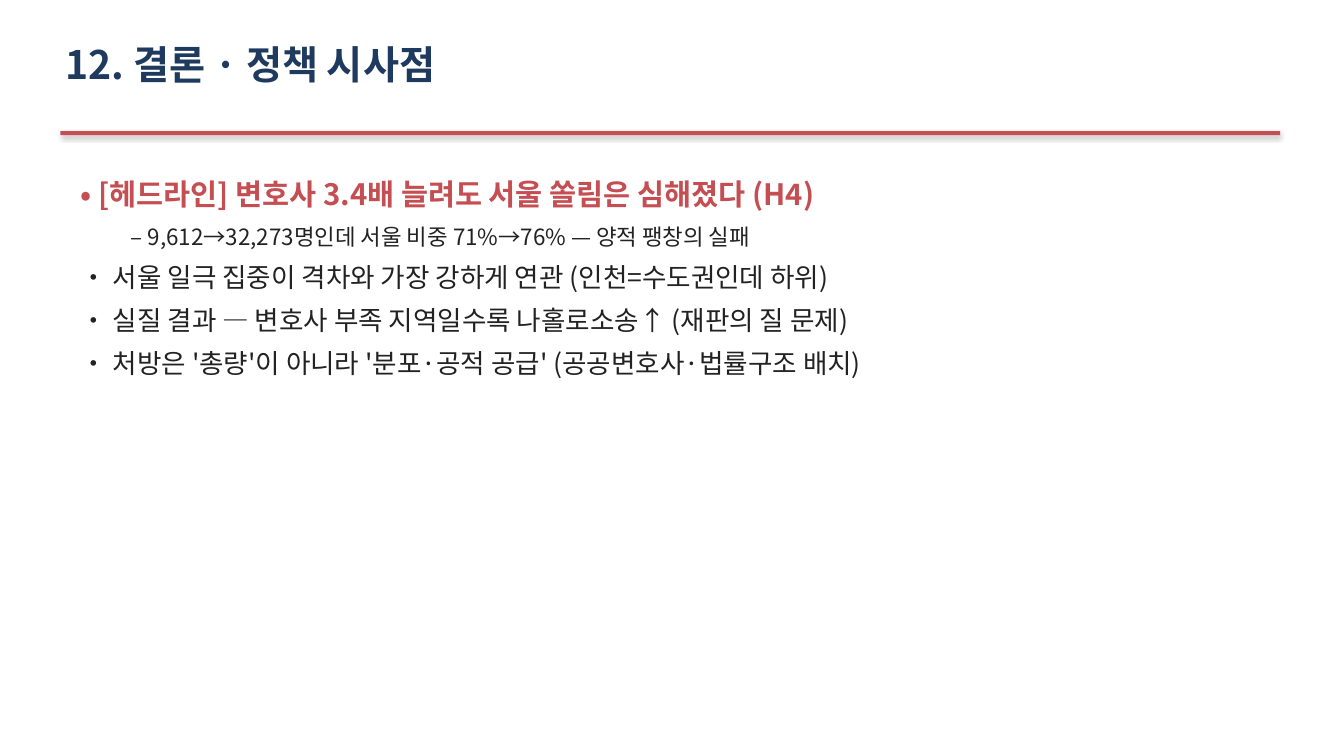
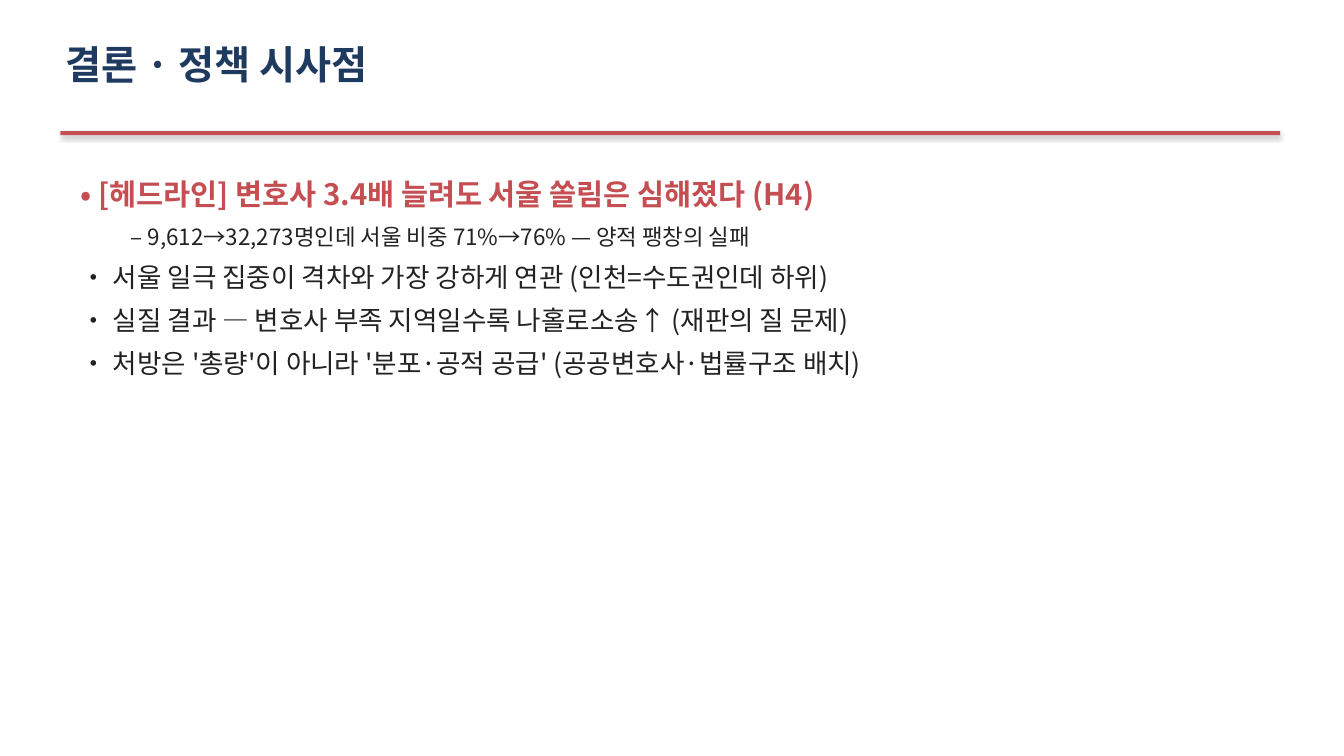
Before and after one commit to Allenkeem/llai-project, a slide deck: slide 21 of reports/발표자료.pptx. Drawn at 1344x756 pixels with LibreOffice and Linux fonts; fonts in the diff are those of the drawing. Boxes give left, top, right and bottom in pixels: in the first picture for what was removed or moved away, otherwise in the second. Text is boxed around its words. In the diff, an @@ line names an element or a change of style, - is before the commit and + after.

```diff
--- a/reports/발표자료.pptx
+++ b/reports/발표자료.pptx
@@ text at box(65, 46, 367, 83): text changed @@
-12. 결론 · 정책 시사점
+결론 · 정책 시사점
```
Also in this commit, not shown: 16 other slides changed.
